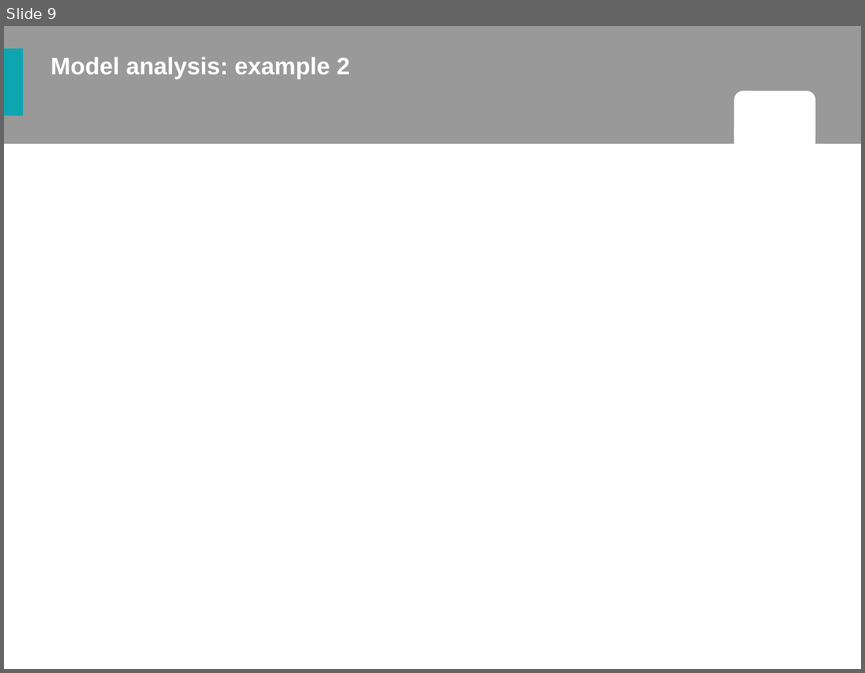
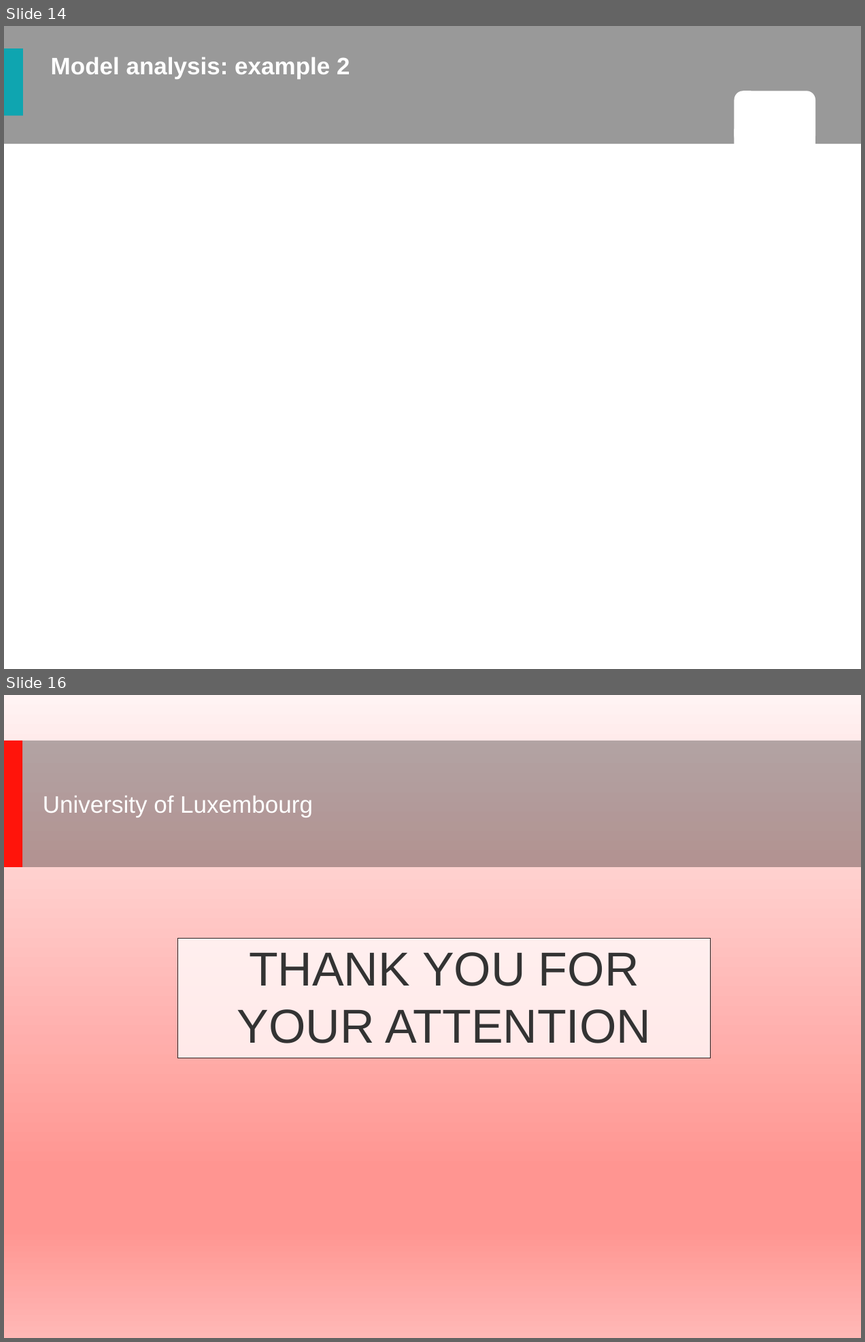
Before and after one commit to sysbiolux/DeepOncoAI, a slide deck: 20220919_10xNestedRedo/202210_Talk_ICSB_DeLandtsheer.pptx. Shown one above the other, each under a label of ours: slide 9 before the commit, slides 14 and 16 after it; the slides between them are not shown. The pictures are 865x673 and 865x1342 pixels, drawn with LibreOffice and Linux fonts; fonts in the diff are those of the drawing; background and template pictures are left out. Boxes give left, top, right and bottom in pixels: in the first picture for what was removed or moved away, otherwise in the second. Text is boxed around its words. In the diff, an @@ line names an element or a change of style, - is before the commit and + after.

```diff
--- a/20220919_10xNestedRedo/202210_Talk_ICSB_DeLandtsheer.pptx
+++ b/20220919_10xNestedRedo/202210_Talk_ICSB_DeLandtsheer.pptx
@@ slide 16 added at [4, 695, 861, 1338], background picture (left out) @@
@@ rectangle added at [4, 741, 861, 867], fill #000000 at 30% opacity @@
@@ rectangle added at [4, 741, 23, 867], fill #FF140B @@
@@ text added at [43, 796, 313, 817], 20 pt, text #FFFFFF @@
+University of Luxembourg
@@ rectangle added at [178, 938, 710, 1058], fill #FFFFFF at 74% opacity, outline #141414 0.75 pt, 40 pt, text #333333 @@
+THANK YOU FOR YOUR ATTENTION
@@ what was slide 9 is now slide 14 @@
```
Also in this commit, not shown: 5 slides changed, 8 other slides added, 4 slides removed, 3 other files.
